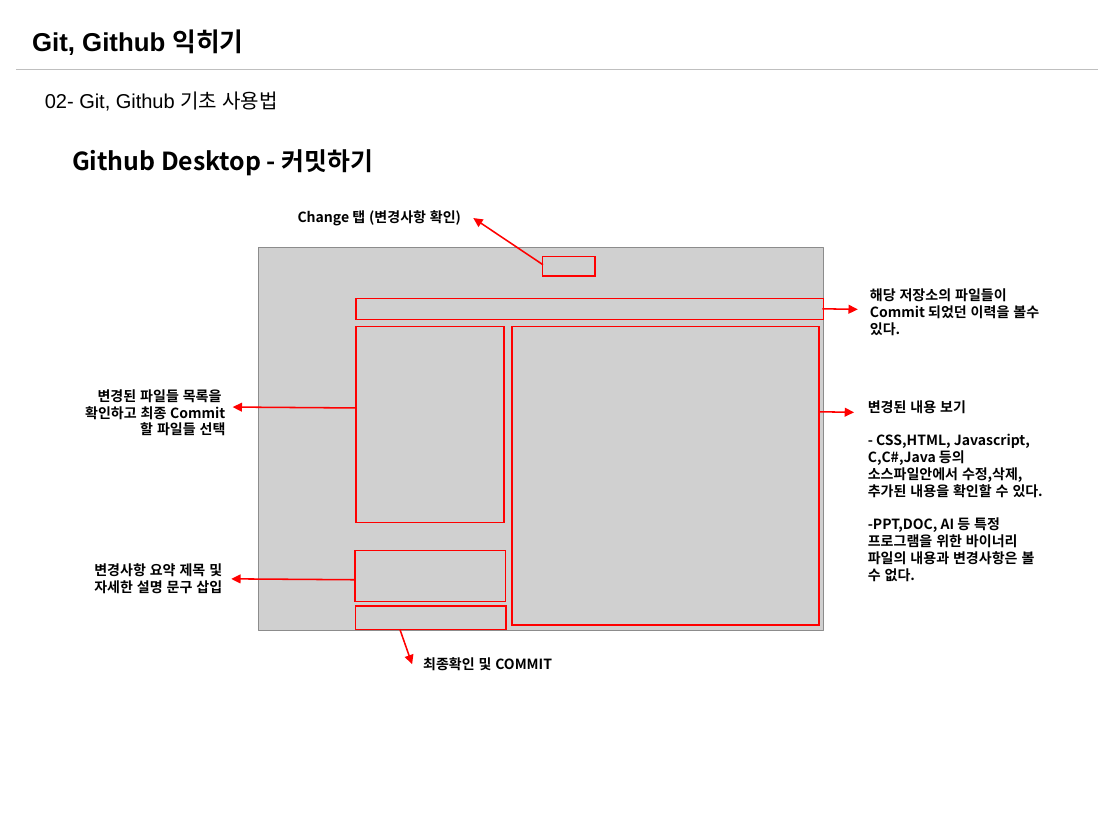
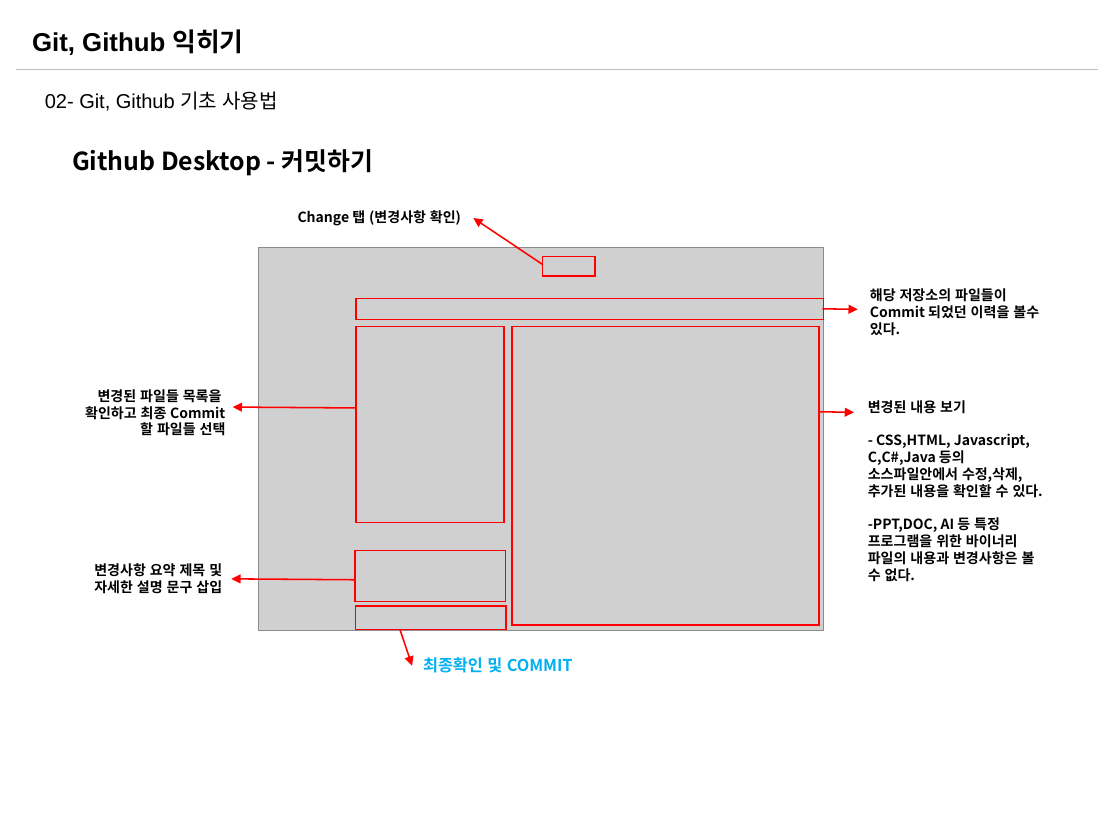
Before and after one commit to sabin21/NodeJS_Workflow_Study, a slide deck: slide 21 of CH00_Git_Github.pptx. Drawn at 1120x840 pixels with LibreOffice and Linux fonts; fonts in the diff are those of the drawing; grey boxes stand for pictures. Boxes give left, top, right and bottom in pixels: in the first picture for what was removed or moved away, otherwise in the second. Text is boxed around its words. In the diff, an @@ line names an element or a change of style, - is before the commit and + after.

```diff
--- a/CH00_Git_Github.pptx
+++ b/CH00_Git_Github.pptx
@@ text "최종확인 및 COMMIT" at [423,657,573,673]: size 9 to 10.5 pt, text colour #000000 to #00B0F0 @@
```
Also in this commit, not shown: 4 other slides changed, 4 slides added.
